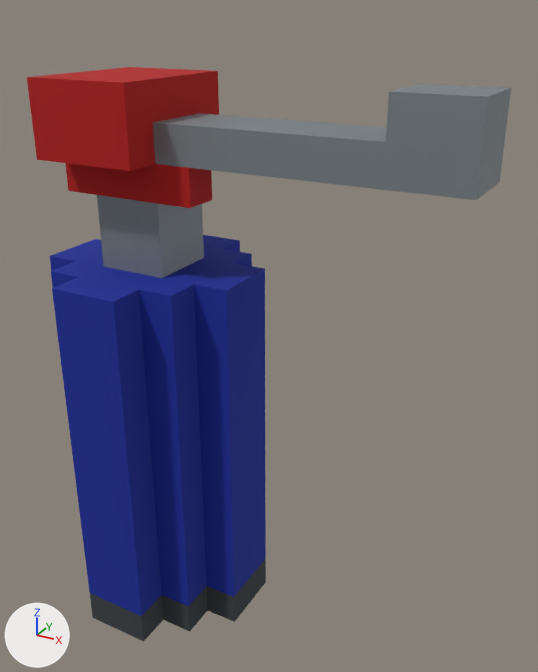
A saved change to the glTF model packages/deadvox/src/content/base/assets/models/blowtorch.glb.
Rendered twice from a 50 mm camera at (0.1252, -0.1607, 0.1754) aimed at (0.0337, 0.0056, 0.0922). The lights are fixed; the arrows at lower left show +X, +Y and +Z. The older version comes first. Where no turn or scale is listed for an object, it has been applied to the vertices. Vertices at exactly the same position are counted once.

The older version as bpy lines, for what is in view:
```python
me_equipment_blowtorch = bpy.data.meshes.new('equipment:blowtorch')
me_equipment_blowtorch.from_pydata(...)  # 103 vertices, 164 faces; spans x -0.03..0.09, y -0.03..0.03, z 0.0..0.16
# faces by material slot: [50, 52, 34, 28]
me_equipment_blowtorch.materials.append(mat_373d41)  # dark grey #373d41
me_equipment_blowtorch.materials.append(mat_0a2699)  # blue #0a2699
me_equipment_blowtorch.materials.append(mat_b30906)  # red #b30906
me_equipment_blowtorch.materials.append(mat_8a9297)  # grey #8a9297
# before: 40 (0.01, 0.03, 0.11) at pixel (239, 240), 41 (0.01, 0.02, 0.11) at pixel (222, 248), 42 (0.01, -0.02, 0.11) at pixel (138, 289), 43 (0.01, -0.03, 0.11) at pixel (113, 301), 44 (0.02, 0.02, 0.11) at pixel (251, 253)
# before: 45 (0.02, 0.01, 0.11) at pixel (233, 263), 46 (0.02, -0.01, 0.11) at pixel (193, 284), 47 (0.02, -0.02, 0.11) at pixel (170, 296), 48 (0.03, 0.01, 0.11) at pixel (264, 268), 49 (0.03, -0.01, 0.11) at pixel (226, 290)
# before: 50 (-0.03, -0.01, 0.11) at pixel (49, 256), 51 (-0.03, 0.01, 0.11) at pixel (95, 238), 52 (-0.02, 0.01, 0.11), 53 (-0.02, 0.02, 0.11), 54 (-0.02, -0.02, 0.11) at pixel (50, 271)
# before: 55 (-0.02, -0.01, 0.11) at pixel (75, 261), 56 (-0.01, 0.02, 0.11), 57 (-0.01, 0.03, 0.11), 58 (-0.01, -0.03, 0.11) at pixel (51, 288), 59 (-0.01, -0.02, 0.11) at pixel (78, 277)
# before: 60 (-0.01, -0.01, 0.11) at pixel (103, 266), 61 (-0.01, 0.01, 0.11), 62 (0.01, 0.01, 0.11) at pixel (203, 257), 63 (0.01, -0.01, 0.11) at pixel (162, 278)
ob_equipment_blowtorch = bpy.data.objects.new('equipment:blowtorch', me_equipment_blowtorch)
ob_equipment_blowtorch.location = (0.0, 0.0, 0.0)
```
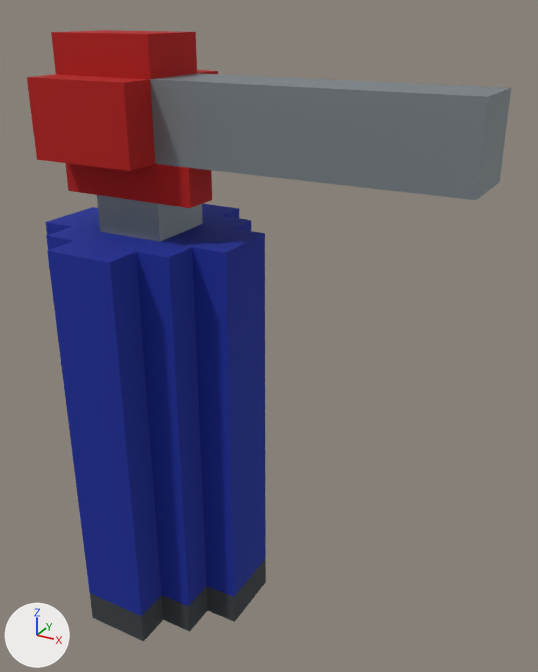
Boxes (x1, y1, x2, y2) around the edits, measured in the pictures (538 x 672 px; the box of a moved part takes in the faces that stretch with it):
'equipment:blowtorch', reshaped (6% taller): before (27, 67, 511, 641); after (27, 30, 511, 641)
part 1 of me_equipment_blowtorch, moved or reshaped: before (50, 195, 266, 616); after (45, 195, 266, 616)
part 2 of me_equipment_blowtorch, moved or reshaped: before (31, 67, 510, 200); after (31, 30, 510, 200)

What changed in the scene script:
```text
Change me_equipment_blowtorch:
    used by ob_equipment_blowtorch; location = (0.0, 0.0, 0.0)
    verts and faces of me_equipment_blowtorch; kept vertices keep their numbers, new ones are numbered from 103
    remove me_equipment_blowtorch.from_pydata(...)  # 103 vertices, 164 faces; spans x -0.03..0.09, y -0.03..0.03, z 0.0..0.16
    add me_equipment_blowtorch.from_pydata(...)  # 101 vertices, 166 faces; spans x -0.03..0.09, y -0.03..0.03, z 0.0..0.17
    me_equipment_blowtorch part 1
    add for i in [*range(40, 64)]: verts[i] += (0.0, 0.0, 0.01)
    me_equipment_blowtorch part 2
    9 vertices are removed from x 0.01..0.09, y -0.02..0.01, z 0.15..0.16
    20 faces are deleted
    7 vertices are added at x -0.02..0.01, y -0.01..0.01, z 0.16..0.17
    16 new faces join them, mat_b30906 (red #b30906)
    6 new faces join them, mat_8a9297 (grey #8a9297)
```
